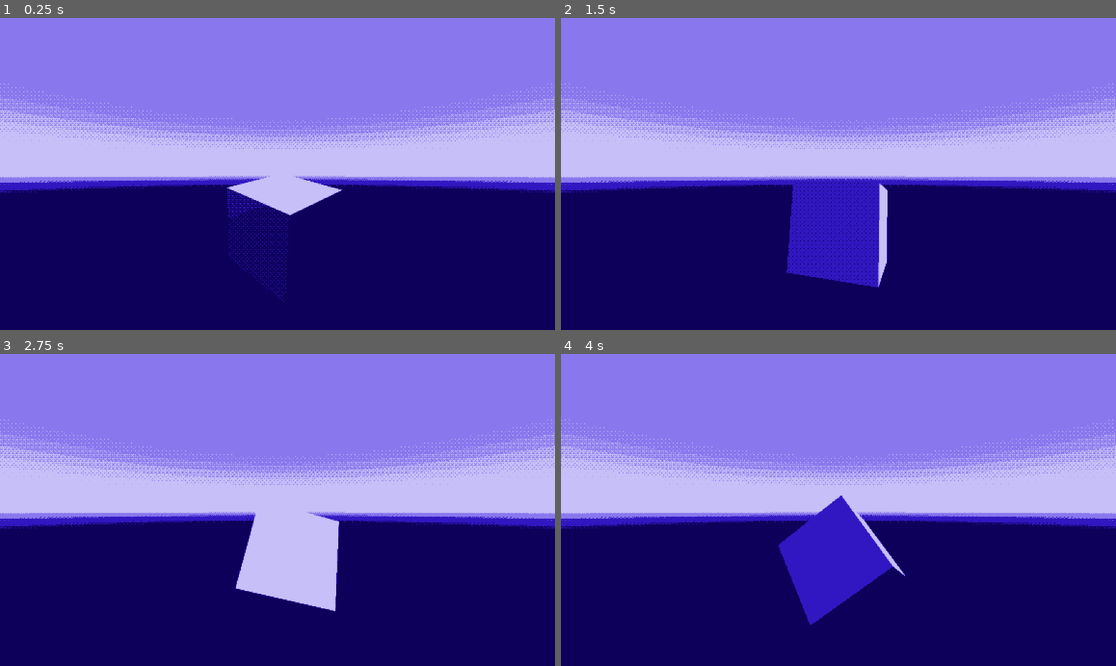
Above: before the commit, frames 1-4 (two rows, left to right).
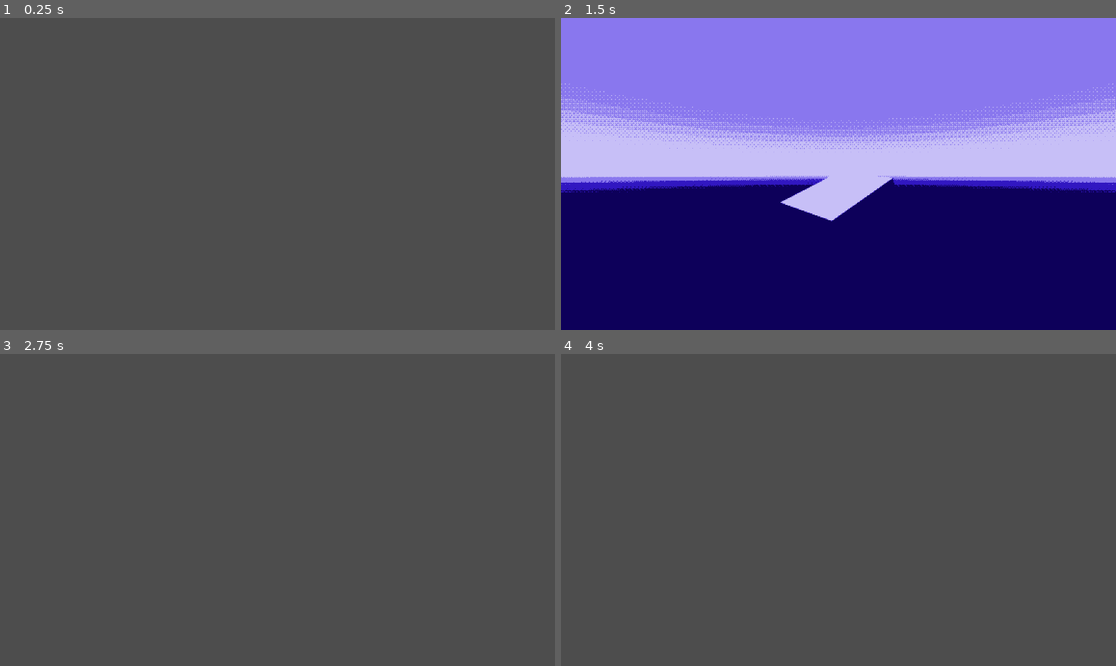
Above: after the commit, the same moments.

Repository: Merrick-McLean/GameOff13
Game: Godot game, scene res://scenes/test/dither_test.tscn
Two runs of this game, one before a commit and one after it. Both use one fixed random seed, a clock stepped at 60 frames per second and the inputs below. Before the commit the project starts from res://scenes/dither_test.tscn.
Inputs:
- Up to frame 1 (0.25 s): no input
- Up to frame 2 (1.5 s): tap M (next_level, bound only after the commit) at 0.6 s; tap N (previous_level, bound only after the commit) at 0.8, 1.35 s
- Up to frame 3 (2.75 s): tap M (next_level, bound only after the commit) at 1.55, 2.1 s; tap N (previous_level, bound only after the commit) at 2.3 s
- Up to frame 4 (4 s): tap N (previous_level, bound only after the commit) at 2.85, 3.8 s; tap M (next_level, bound only after the commit) at 3.05, 3.6 s

The runs differ from the first frame. In frame 1, 100% of the frame differs, in the area x 0-100%, y 0-100%; in frame 2, 5.6%; in frame 3, 100%; in frame 4, 100%.

Commit message:
debug settings

Diff:
--- a/project/project.godot
+++ b/project/project.godot
@@ -11,14 +11,16 @@
 [application]
 
 config/name="GameOff13"
-run/main_scene="res://scenes/dither_test.tscn"
+run/main_scene="res://scenes/test/dither_test.tscn"
 config/features=PackedStringArray("4.3", "Forward Plus")
 config/icon="res://sprites/icon.svg"
 
 [autoload]
 
+Init="*res://singletons/init.gd"
 Debug="*res://singletons/debug.gd"
 Settings="*res://singletons/settings.gd"
+SceneManager="*res://singletons/scene_manager.gd"
 
 [debug]
 
@@ -44,3 +46,28 @@
 "events": [Object(InputEventKey,"resource_local_to_scene":false,"resource_name":"","device":-1,"window_id":0,"alt_press …(195 unchanged characters)…
 ]
 }
+next_level={
+"deadzone": 0.5,
+"events": [Object(InputEventKey,"resource_local_to_scene":false,"resource_name":"","device":-1,"window_id":0,"alt_pressed":false,"shift_pressed":false,"ctrl_pressed":false,"meta_pressed":false,"pressed":false,"keycode":0,"physical_keycode":77,"key_label":0,"unicode":109,"location":0,"echo":false,"script":null)
+]
+}
+previous_level={
+"deadzone": 0.5,
+"events": [Object(InputEventKey,"resource_local_to_scene":false,"resource_name":"","device":-1,"window_id":0,"alt_pressed":false,"shift_pressed":false,"ctrl_pressed":false,"meta_pressed":false,"pressed":false,"keycode":0,"physical_keycode":78,"key_label":0,"unicode":110,"location":0,"echo":false,"script":null)
+]
+}
+reset_level={
+"deadzone": 0.5,
+"events": [Object(InputEventKey,"resource_local_to_scene":false,"resource_name":"","device":-1,"window_id":0,"alt_pressed":false,"shift_pressed":false,"ctrl_pressed":false,"meta_pressed":false,"pressed":false,"keycode":0,"physical_keycode":82,"key_label":0,"unicode":114,"location":0,"echo":false,"script":null)
+]
+}
+debug_set_start_scene={
+"deadzone": 0.5,
+"events": [Object(InputEventKey,"resource_local_to_scene":false,"resource_name":"","device":-1,"window_id":0,"alt_pressed":false,"shift_pressed":false,"ctrl_pressed":false,"meta_pressed":false,"pressed":false,"keycode":0,"physical_keycode":4194336,"key_label":0,"unicode":0,"location":0,"echo":false,"script":null)
+]
+}
+debug_clear_start_scene={
+"deadzone": 0.5,
+"events": [Object(InputEventKey,"resource_local_to_scene":false,"resource_name":"","device":-1,"window_id":0,"alt_pressed":false,"shift_pressed":false,"ctrl_pressed":false,"meta_pressed":false,"pressed":false,"keycode":0,"physical_keycode":4194337,"key_label":0,"unicode":0,"location":0,"echo":false,"script":null)
+]
+}
--- /dev/null
+++ b/project/scenes/start.tscn
@@ -0,0 +1,3 @@
+[gd_scene format=3 uid="uid://bquj0o1vtceby"]
+
+[node name="Start" type="Node"]
--- a/project/scenes/dither_test.tscn
+++ b/project/scenes/test/dither_test.tscn
@@ -44,8 +44,8 @@
 [node name="Node3D" type="Node3D" parent="SubViewport"]
 
 [node name="CSGBox3D" type="CSGBox3D" parent="SubViewport/Node3D"]
-transform = Transform3D(-0.833185, -0.258844, -0.488674, 0.252581, -0.964254, 0.0801047, -0.491941, -0.0566878, 0.86878, 0, 0, 0)
-script = ExtResource("4_4bdqb")
+transform = Transform3D(-0.517386, 0.850299, -0.0964545, -0.260416, -0.0490762, 0.964248, 0.815166, 0.524007, 0.246823, 0, 0, 0)
+script = ExtResource("4_20hc5")
 
 [node name="Camera3D" type="Camera3D" parent="SubViewport/Node3D"]
 transform = Transform3D(0.936886, 0, 0.349635, 0, 1, 0, -0.349635, 0, 0.936886, 0.851067, 0.659195, 2.48332)
--- /dev/null
+++ b/project/scenes/test/movement_test.tscn
@@ -0,0 +1,3 @@
+[gd_scene format=3 uid="uid://cu6mb0t876eaq"]
+
+[node name="MovementTest_tscn" type="Node2D"]
--- a/project/singletons/debug.gd
+++ b/project/singletons/debug.gd
@@ -1,14 +1,50 @@
-extends Node
+extends SettingsAbstract
 
 var can_be_enabled := OS.is_debug_build()
 var is_enabled := can_be_enabled :
 	set(new_value):
 		is_enabled = new_value and can_be_enabled
 		print("Debug Mode: " + ("Enabled" if is_enabled else "Disabled"))
+		queue_save_to_disk()
+
+var start_scene_id : int :
+	set(new_value):
+		start_scene_id = new_value
+		print("Set scene #" + str(start_scene_id) + " to debug start scene.")
+		queue_save_to_disk()
+
+var use_start_scene_id := false :
+	set(new_value):
+		use_start_scene_id = new_value
+		print(("Enabled" if use_start_scene_id else "Disabled") + " debug start scene")
+		queue_save_to_disk()
+
+func _ready() -> void:
+	if not can_be_enabled:
+		set_process(false)
+		return
+
+	DISK_PATH = "user://settings.json"
+	SETTINGS  = [
+		&"is_enabled",
+		&"start_scene_id",
+		&"use_start_scene_id",
+	]
+
+	super._ready()
+
+	if is_enabled and use_start_scene_id:
+		SceneManager.scene_id = start_scene_id
 
 
 func _process(delta: float) -> void:
 	if Input.is_action_just_pressed("debug_enable"):
-		Settings.is_debug_enabled = !Settings.is_debug_enabled
+		is_enabled = !is_enabled
+	if Input.is_action_just_pressed("debug_set_start_scene"):
+		use_start_scene_id = true
+		start_scene_id = SceneManager.scene_id
+	if Input.is_action_just_pressed("debug_clear_start_scene"):
+		use_start_scene_id = !use_start_scene_id
 	if Input.is_action_just_pressed("debug_quit_game"):
 		get_tree().quit()
+	super._process(delta)
--- /dev/null
+++ b/project/singletons/init.gd
@@ -0,0 +1,4 @@
+extends Node
+
+func _ready() -> void:
+	SceneManager.call_deferred(&"initialize")
--- /dev/null
+++ b/project/singletons/scene_manager.gd
@@ -0,0 +1,65 @@
+extends Node
+
+var is_initialized := false :
+	set(new_value):
+		assert(new_value)
+		is_initialized = new_value
+
+		if is_initialized:
+			goto_current_scene()
+
+var scene_id := MOVEMENT_TEST :
+	set(new_value):
+		scene_id = new_value % SCENE_COUNT
+
+
+
+enum { # Define level enum here
+	DITHER_TEST,
+	MOVEMENT_TEST,
+	SCENE_COUNT, # not an actual scene
+}
+
+const SCENES = {
+	DITHER_TEST: "res://scenes/test/dither_test.tscn",
+	MOVEMENT_TEST: "res://scenes/test/movement_test.tscn",
+}
+
+func _ready() -> void:
+	for scene_id: int in SCENES:
+		var scene_path : String = SCENES[scene_id]
+		assert(ResourceLoader.exists(scene_path), "Scene does not exist at path " + scene_path)
+
+
+func goto_current_scene() -> void:
+	goto_scene(scene_id)
+
+func _process(delta: float) -> void:
+	if Input.is_action_just_pressed("next_level") and Debug.is_enabled:
+		goto_next_scene()
+	if Input.is_action_just_pressed("previous_level") and Debug.is_enabled:
+		goto_previous_scene()
+	if Input.is_action_just_pressed("reset_level") and Debug.is_enabled:
+		goto_current_scene()
+
+
+func goto_next_scene() -> void:
+	goto_scene(scene_id + 1)
+
+func goto_previous_scene() -> void:
+	goto_scene(scene_id - 1)
+
+
+func goto_scene(new_scene_id: int) -> void:
+	scene_id = new_scene_id
+	execute_scene_change()
+
+
+func execute_scene_change() -> void:
+	var scene_path : String = SCENES[(scene_id + SCENE_COUNT) % SCENE_COUNT]
+	var error := get_tree().change_scene_to_packed(load(scene_path))
+	assert(not error, "Failed to load scene: " + str(error))
+
+
+func initialize() -> void:
+	is_initialized = true
--- a/project/singletons/settings.gd
+++ b/project/singletons/settings.gd
@@ -1,16 +1,7 @@
-extends Node
+extends SettingsAbstract
 
-const DISK_PATH := "user://settings.json"
-const SETTINGS : Array[StringName] = [
-	&"is_in_fullscreen",
-	&"is_fullscreen_exclusive",
-	&"is_window_maximized",
-	&"is_music_muted",
-	&"are_sfx_muted",
-	&"is_debug_enabled",
-]
 
-var is_save_to_disk_queued := false
+
 
 #region Settings
 
@@ -44,19 +35,21 @@
 		AudioServer.set_bus_mute(AudioServer.get_bus_index(&"SFX"), are_sfx_muted)
 		queue_save_to_disk()
 
-var is_debug_enabled := false :
-	set(new_value):
-		Debug.is_enabled = new_value
-		queue_save_to_disk()
-	get:
-		return Debug.is_enabled
+
 
 #endregion
 
 func _ready() -> void:
-	for setting_name in SETTINGS:
-		assert(get(setting_name) != null)
-	load_from_disk()
+	DISK_PATH = "user://settings.json"
+	SETTINGS  = [
+		&"is_in_fullscreen",
+		&"is_fullscreen_exclusive",
+		&"is_window_maximized",
+		&"is_music_muted",
+		&"are_sfx_muted",
+	]
+
+	super._ready()
 
 
 func _process(delta: float) -> void:
@@ -74,39 +67,8 @@
 		is_fullscreen_exclusive = false
 
 
-	if is_save_to_disk_queued:
-		save_to_disk()
+	super._process(delta)
 
-#region Saving to Disk
-
-func load_from_disk() -> void:
-	var settings_on_disk := JSONUtils.load_json(DISK_PATH)
-
-	for setting_name: StringName in SETTINGS:
-		if setting_name in settings_on_disk:
-			set(setting_name, settings_on_disk.get(setting_name))
-		else:
-			push_warning("Setting value not found on disk for " + setting_name + ". Using default value.")
-
-
-func queue_save_to_disk() -> void:
-	is_save_to_disk_queued = true
-
-
-func save_to_disk() -> void:
-	is_save_to_disk_queued = false
-
-	var json := {}
-
-	for setting_name: StringName in SETTINGS:
-		json[setting_name] = get(setting_name)
-
-	var was_successful := JSONUtils.save_json(DISK_PATH, json)
-
-	if not was_successful:
-		push_warning("Failed to save settings to disk!")
-
-#endregion
 
 func _update_window() -> void:
 	queue_save_to_disk()
--- /dev/null
+++ b/project/singletons/settings_abstract.gd
@@ -0,0 +1,50 @@
+class_name SettingsAbstract
+extends Node
+
+var DISK_PATH := ""
+var SETTINGS : Array[StringName] = []
+
+var is_save_to_disk_queued := false
+
+
+func _ready() -> void:
+	assert(DISK_PATH != "")
+	for setting_name in SETTINGS:
+		assert(get(setting_name) != null)
+	load_from_disk()
+
+
+func _process(delta: float) -> void:
+	if is_save_to_disk_queued:
+		save_to_disk()
+
+#region Saving to Disk
+
+func load_from_disk() -> void:
+	var settings_on_disk := JSONUtils.load_json(DISK_PATH)
+
+	for setting_name: StringName in SETTINGS:
+		if setting_name in settings_on_disk:
+			set(setting_name, settings_on_disk.get(setting_name))
+		else:
+			push_warning("Setting value not found on disk for " + setting_name + ". Using default value.")
+
+
+func queue_save_to_disk() -> void:
+	is_save_to_disk_queued = true
+
+
+func save_to_disk() -> void:
+	is_save_to_disk_queued = false
+
+	var json := {}
+
+	for setting_name: StringName in SETTINGS:
+		json[setting_name] = get(setting_name)
+
+	var was_successful := JSONUtils.save_json(DISK_PATH, json)
+
+	if not was_successful:
+		push_warning("Failed to save settings to disk!")
+
+#endregion
Not shown: 1 places in project/scenes/test/dither_test.tscn that only renumber resources
